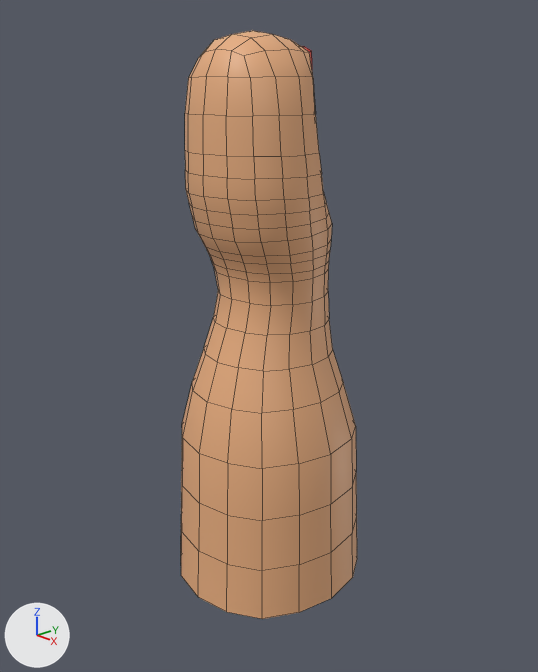
What one commit did to the Blender file Blender/Deditos_pruebas.blend.
One viewpoint serves both versions: a 50 mm lens placed at (8.96, -8.39, 5.76), pointed at (0.0, -0.01, 1.63). The axes (+X, +Y, +Z) are drawn at lower left. The lights are the same throughout. Mesh edges are drawn as thin lines. The same objects are shown in both versions, whatever each file hides.

In view in the first picture: 'Mod_Pulgar_00'.
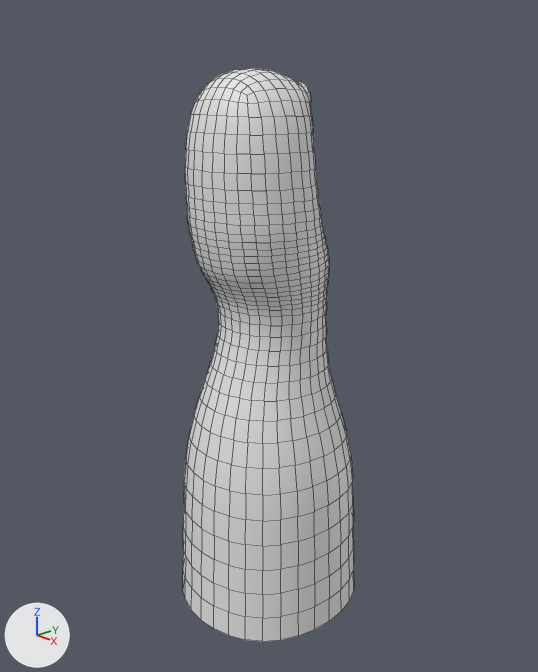
The change, as JSON lines over the scene's bpy script:
```json
{"op": "add", "block": "me_cube_008_1", "code": ["me_cube_008_1 = bpy.data.meshes.new('Cube.008')", "me_cube_008_1.from_pydata(...)  # 1417 vertices, 1400 faces; spans x -1.6..1.6, y -1.68..1.61, z -3.39..6.0", "me_cube_008_1.polygons.foreach_set('use_smooth', [True] * 1400)", "# faces by material slot: [1296, 104]"]}
{"op": "set", "path": "ob_mod_pulgar_00", "old": "bpy.data.objects.new('Mod_Pulgar_00', me_cube_003)", "new": "bpy.data.objects.new('Mod_Pulgar_00', me_cube_008_1)"}
```

Pixel boxes (x1, y1, x2, y2) of what changed, in the pictures (538 x 672 px):
```json
{"object": "Mod_Pulgar_00", "change": "reshaped", "before": [181, 30, 357, 619], "after": [183, 68, 354, 642]}
```
